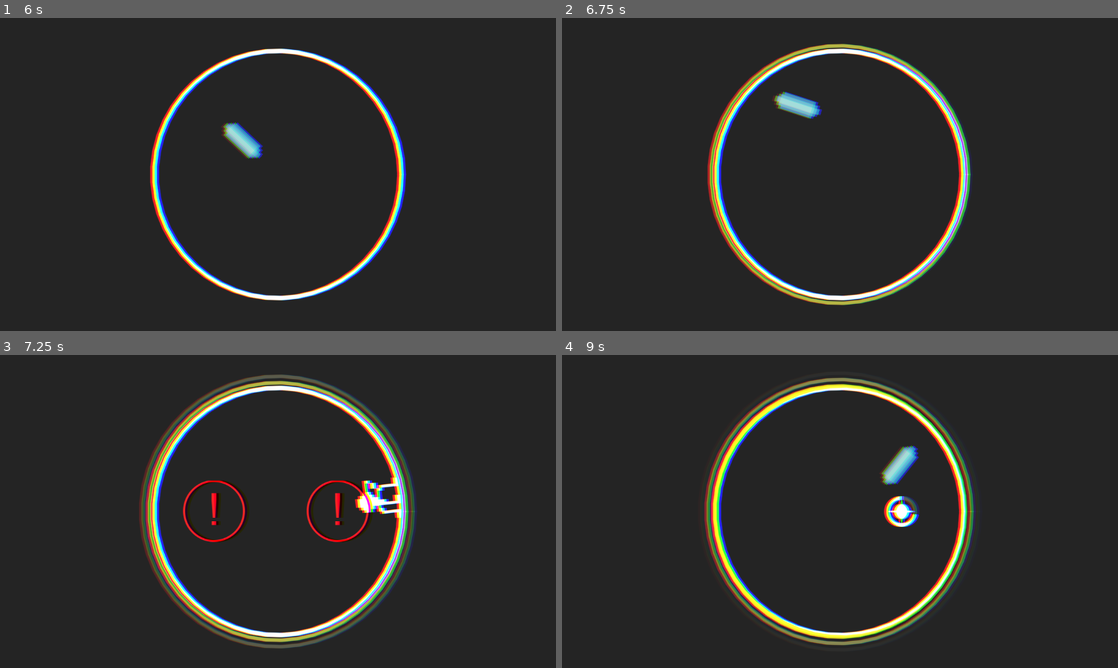
Above: before the commit, frames 1-4 (two rows, left to right).
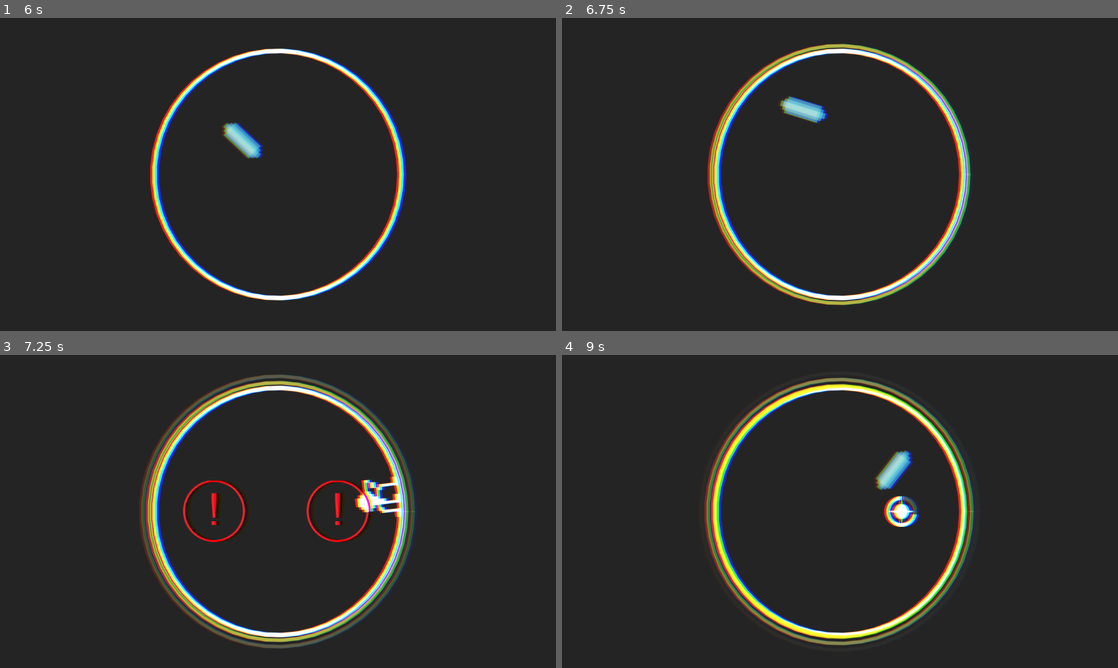
Above: after the commit, the same moments.

Repository: jokw1228/Slay_The_Circle
Game: Godot game, scene res://scenes/rooms/RoomLogo/RoomLogo.tscn
The game is run twice, just before and just after one commit, with the same random seed, the same clock (stepped at 60 frames per second) and the same inputs. Sound files missing from this copy of the repository are replaced by a short silence.
Inputs (mouse positions are in pixels of both pictures, inside the frame that each line leads up to):
- Up to frame 1 (6 s): tap Enter at 0.5, 5.75 s; move the mouse to (400, 158) at 0.52 s; click (400, 158) at 0.67 s; move the mouse to (166, 190) at 1.27 s; click (166, 190) at 1.42 s; tap Space at 2 s; move the mouse to (333, 105) at 2.02 s; click (333, 105) at 2.17 s; move the mouse to (250, 237) at 2.77 s; click (250, 237) at 2.92 s; move the mouse to (444, 221) at 3.52 s; click (444, 221) at 3.67 s; move the mouse to (111, 127) at 4.27 s; click (111, 127) at 4.42 s; move the mouse to (305, 174) at 5.02 s; click (305, 174) at 5.17 s; move the mouse to (194, 96) at 5.77 s; click (194, 96) at 5.92 s
- Up to frame 2 (6.75 s): move the mouse to (962, 158) at 6.52 s; click (962, 158) at 6.67 s
- Up to frame 3 (7.25 s): no input
- Up to frame 4 (9 s): move the mouse to (728, 527) at 7.27 s; click (728, 527) at 7.42 s; move the mouse to (895, 442) at 8.02 s; click (895, 442) at 8.17 s; move the mouse to (812, 574) at 8.77 s; click (812, 574) at 8.92 s

Frame 1 is identical in both runs. In frame 2, 0.5% of the frame differs, in the area x 37-48%, y 23-34%; in frame 3, 0.3%; in frame 4, 0.6%, in the area x 56-65%, y 28-44%.

Commit message:
플레이어 위치 offset 방식 변경

Diff:
--- a/scenes/player/Player.gd
+++ b/scenes/player/Player.gd
@@ -10,10 +10,6 @@
 var movement_queue: Array
 var is_moving: bool = false
 var current_position = null
-
-func _draw():
-	#draw_arc(position, 32, 0, 2 * PI, 18, Color.WHITE, 4.0, true)
-	pass
 
 func _physics_process(_delta):
 	_movement_queue_proccessing()
@@ -42,6 +38,10 @@
 		await timer.timeout
 		velocity = Vector2.ZERO
 		position = position_to_go
+		#ground offset
+		const GROUND_OFFSET = 16
+		const CIRCLE_FIELD_RADIUS = 256
+		position = position.normalized() * (CIRCLE_FIELD_RADIUS - GROUND_OFFSET)
 
 		grounded.emit()
 		is_moving = false
--- a/scenes/player/PlayerRayCast2D.gd
+++ b/scenes/player/PlayerRayCast2D.gd
@@ -4,13 +4,13 @@
 
 var on_slaying: bool = false
 
-const CircleFieldRadius = 256
+const CIRCLE_FIELD_RADIUS = 256
 
 func _physics_process(_delta):
 	if on_slaying:
 		on_slaying = false
 
-		var position_to_go = get_collision_point().normalized() * CircleFieldRadius
+		var position_to_go = get_collision_point().normalized() * CIRCLE_FIELD_RADIUS
 		move_player.emit(position_to_go)
 
 
--- a/scenes/player/PlayerSprite2D.gd
+++ b/scenes/player/PlayerSprite2D.gd
@@ -7,7 +7,7 @@
 var ready_to_land: bool = false
 
 func _on_player_grounded():
-	offset.x = -48
+	offset.x = -32
 	play("laser_landing")
 	ready_to_land = true
 	ready_to_shoot = false
@@ -25,7 +25,7 @@
 		play("laser")
 		ready_to_shoot = false
 	elif ready_to_land == true:
-		rotation = atan2(Player_node.position.y, Player_node.position.x)
-		offset.x = -48
+		rotation = Player_node.position.angle()
+		offset.x = -32
 		play("landed")
 		ready_to_land = false
--- a/scenes/playingfield/CircleField.gd
+++ b/scenes/playingfield/CircleField.gd
@@ -27,7 +27,7 @@
 	var list: PackedVector2Array = []
 	# make a circle shape
 	const number_of_points = 256
-	const inner_offset = 4
+	const inner_offset = 0
 	for i in range(number_of_points):
 		list.append(Vector2((CircleFieldRadius+inner_offset) * cos((i*(PI/2)/number_of_points) + radian), (CircleFieldRadius+inner_offset) * -sin((i*(PI/2)/number_of_points) + radian)))
 	# make outer edges
Binary file changed: best_record.dat
